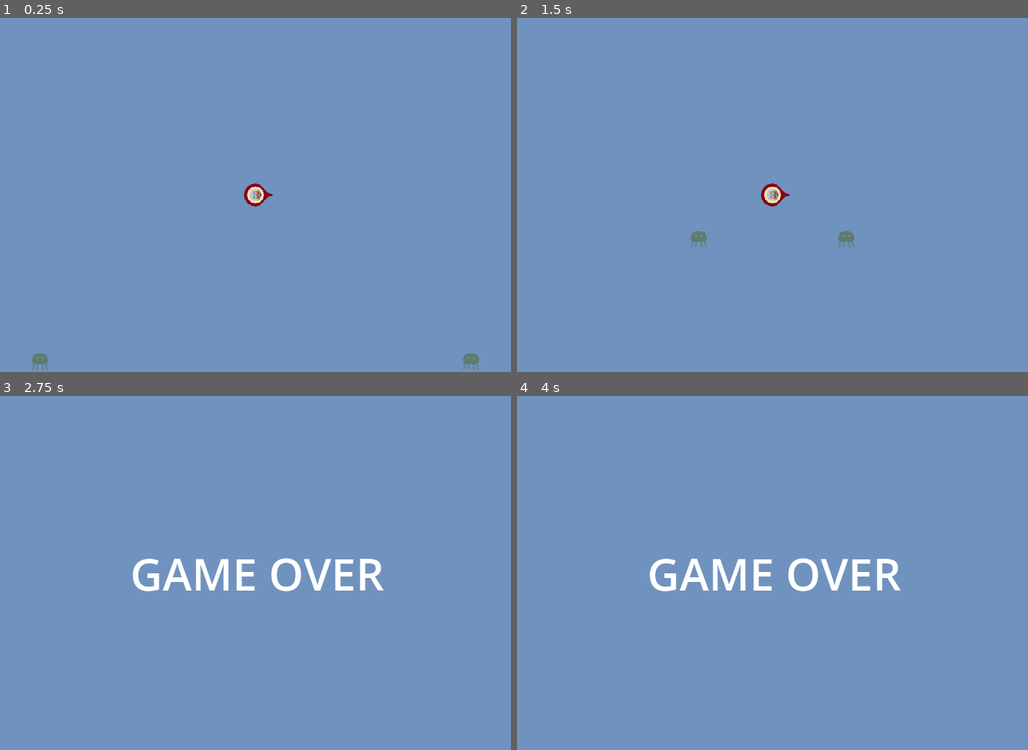
Above: before the commit, frames 1-4 (two rows, left to right).
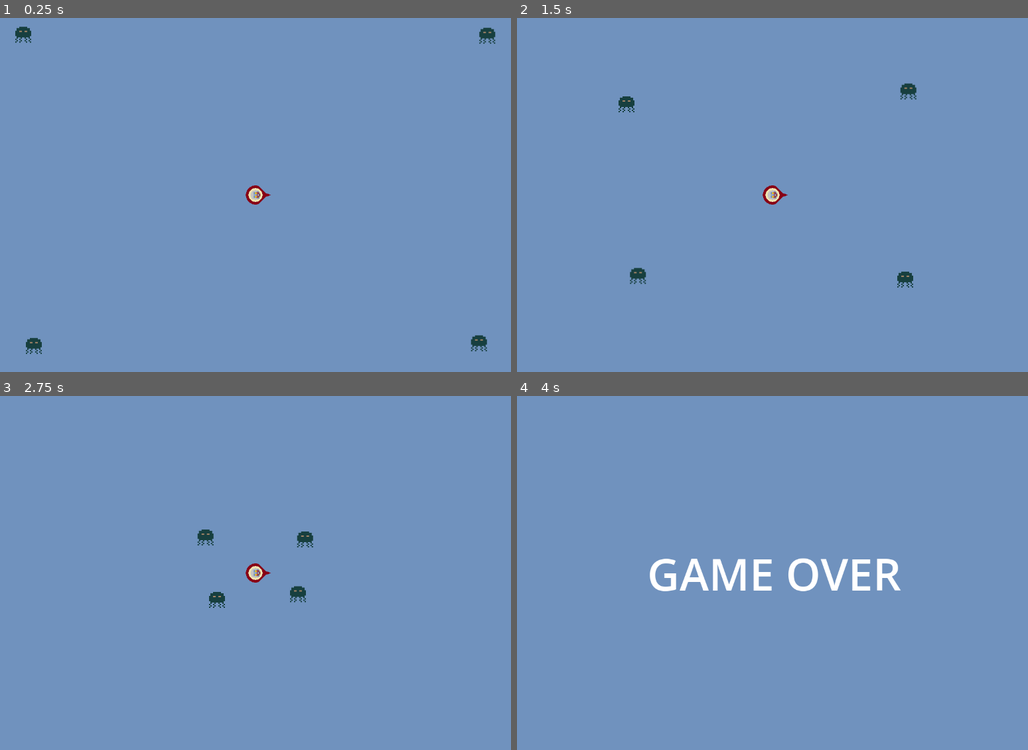
Above: after the commit, the same moments.

Repository: logan7eleven/glogg
Game: Godot game, scene res://level.tscn
The game is run twice, just before and just after one commit, with the same random seed, the same clock (stepped at 60 frames per second) and the same inputs.
Inputs:
- Up to frame 1 (0.25 s): no input
- Up to frame 2 (1.5 s): tap Enter (ui_accept) at 0.5, 0.77 s; tap S (aimD) at 0.6 s; tap A (aimL) at 1.35 s
- Up to frame 3 (2.75 s): tap Enter (ui_accept) at 1.52 s; tap D (aimR) at 2.1 s
- Up to frame 4 (4 s): tap W (aimU) at 2.85 s; tap Enter (ui_accept) at 3.02, 3.5, 3.77 s; tap Down (moveD) at 3.6 s

The runs differ from the first frame. In frame 1, 0.8% of the frame differs, in the area x 2-98%, y 2-100%; in frame 2, 0.8%; in frame 3, 2.4%, in the area x 25-76%, y 37-60%; in frame 4, nothing differs.

Commit message:
Add files via upload

Diff:
--- a/twins/bullet.tscn
+++ b/twins/bullet.tscn
@@ -57,7 +57,7 @@
 
 [node name="bullet" type="Area2D"]
 visibility_layer = 2
-collision_layer = 8
+collision_layer = 10
 collision_mask = 130
 script = ExtResource("1_0aot5")
 
--- a/twins/crawler.gd
+++ b/twins/crawler.gd
@@ -1,66 +1,96 @@
-extends Area2D
+extends CharacterBody2D
 
-@export var amplitude = 400
+@export var amplitude = 100
 @export var period = 0.75
-@export var speed_up = 100
-@export var speed_down = 500
-@export var speed = 300
+@export var speed_up = 0.25    # Speed for upward sine movement (/)
+@export var speed_down = 1.0 # Speed for downward sine movement (\)
+@export var speed = 100    # Constant forward speed
 
 var t = 0.0
-var min_pos: Vector2
-var max_pos: Vector2
-var viewport_size
-var sprite_radius = 12 * scale.x
 var player
-var direction = Vector2.ZERO
-var movement_speed = 0
+var direction: Vector2
 var health = 3
+var sprite: Sprite2D
+var is_bouncing = false
+var bounce_timer = 0.0
+var bounce_movement = Vector2.ZERO
+var bounce_speed_multiplier = 1.0
+var collision_cooldown = 0.0
 
 func _ready():
-	viewport_size = get_viewport_rect().size
-	min_pos = Vector2(sprite_radius, sprite_radius)
-	max_pos = Vector2(viewport_size.x - sprite_radius, viewport_size.y - sprite_radius)
+	sprite = get_node_or_null("Sprite2D")
+	t = randf() * PI * 2
 	await get_tree().process_frame
 	player = get_tree().get_first_node_in_group("players")
-	direction = (player.position - position).normalized()
-	if not player:
-		push_warning("Crawler: Could not find player node!")
+	look_at(player.position)
+	if sprite:
+		sprite.global_rotation = 0
 	add_to_group("enemies")
+	var hitbox = $HitBox
+	hitbox.area_entered.connect(_on_area_entered)
 
-func _process(delta):
-	# Calculate the sine wave position and velocity
-	t += delta
-	var sine_pos = amplitude * sin(2 * PI * t / period)
-	var sine_vel = amplitude * 2 * PI / period * cos(2 * PI * t / period)
+func _physics_process(delta):
+	if !player:
+		return
 
-	movement_speed = speed_up if sine_vel >= 0 else speed_down
+	if sprite:
+		sprite.global_rotation = 0
 
-	# Calculate the movement direction and update position
-	var movement = direction * speed * delta
-	movement.y += sine_pos * delta
+	# Update collision cooldown
+	if collision_cooldown > 0:
+		collision_cooldown -= delta
 
- # Check for enemy collisions before moving **THIS ISNT ReALLY WORKING YET, ENEMIES WILL STILL OVERLAP, UNFORTUNATELY**
-	var potential_position = position + movement
-	var space_state = get_world_2d().direct_space_state
-	var query = PhysicsRayQueryParameters2D.create(
-		position,
-		potential_position,
-		collision_mask,
-		[self]  # Exclude self from collision check
-	)
+	var should_invert = sin(0.75 * PI * 2) * transform.y.y >= sin(0.25 * PI * 2) * transform.y.y
 
-	var collision = space_state.intersect_ray(query)
-	if !collision or !collision.collider.is_in_group("enemies"):
-		# Only move if no collision with other crawlers
-		var new_position = potential_position
-		new_position.x = clamp(new_position.x, min_pos.x, max_pos.x)
-		new_position.y = clamp(new_position.y, min_pos.y, max_pos.y)
-		position = new_position
+	# Handle bounce state
+	if is_bouncing:
+		var collision = move_and_collide(bounce_movement)
 
-	# Redirect towards the player after each full wave
-	if t >= period:
+		bounce_timer -= delta
+		if bounce_timer <= 0:
+			# End bounce and reset sine wave
+			is_bouncing = false
+			t = 0.0
+			look_at(player.position)
+			if sprite:
+				sprite.global_rotation = 0
+		elif collision and collision_cooldown <= 0:
+			# On collision during bounce, reverse direction but maintain sine wave pattern
+			bounce_movement = -bounce_movement
+			bounce_timer = 0.2  # Reset timer for new bounce
+			collision_cooldown = 0.05  # Add small cooldown to prevent immediate re-collision
+		return
+
+	# Normal movement
+	# Check the next position first
+	var going_up = (t < PI/2) or (t > 3*PI/2)
+	var speed_multiplier = speed_up if going_up else speed_down
+
+	# Update t with the appropriate speed
+	t += delta * (2 * PI / period)
+
+	# Calculate movement with the updated t
+	var forward_movement = transform.x * speed * delta
+	var oscillation = transform.y * sin(t) * amplitude * delta * speed_multiplier
+	var global_movement = forward_movement + oscillation
+
+	var collision = move_and_collide(global_movement)
+	if collision and collision_cooldown <= 0:
+		# Start bounce
+		is_bouncing = true
+		bounce_timer = 0.2
+		# Set bounce movement as reverse of current movement at half speed
+		bounce_movement = -global_movement * bounce_speed_multiplier
+		collision_cooldown = 0.05
+
+	sprite.global_rotation = 0
+
+	if t >= 2 * PI:
 		t = 0.0
-		direction = (player.position - position).normalized()
+		if !is_bouncing:
+			look_at(player.position)
+			if sprite:
+				sprite.global_rotation = 0
 
 func take_damage():
 	health -= 1
@@ -68,13 +98,9 @@
 	if health <= 0:
 		queue_free()  # Remove crawler when health reaches 0
 
-
 func _on_area_entered(area: Area2D):
 	if area.is_in_group("players"):
 		_on_collision_with_player()
-	elif area.is_in_group("bounds"):
-		# Bounce off bounds by reflecting the direction
-		direction = direction.reflect(Vector2.RIGHT if abs(direction.x) > abs(direction.y) else Vector2.UP)
 	elif area.is_in_group("bullets"):
 		take_damage()
 		area.deactivate()  # Call deactivate on the bullet
--- a/twins/crawler.tscn
+++ b/twins/crawler.tscn
@@ -1,13 +1,20 @@
 [gd_scene load_steps=3 format=3 uid="uid://bqvgcqqbx2r8h"]
 
-[ext_resource type="Script" uid="uid://bt31mdlkthusn" path="res://crawler.gd" id="1_vawpx"]
+[ext_resource type="Script" uid="uid://6qtki4eb0d3i" path="res://crawler.gd" id="1_vawpx"]
 [ext_resource type="Texture2D" uid="uid://pquwcow4bbxr" path="res://jelly.png" id="2_3n7dr"]
 
-[node name="crawler" type="Area2D"]
+[node name="crawler" type="CharacterBody2D"]
 scale = Vector2(2, 2)
-collision_layer = 2
-collision_mask = 11
+collision_layer = 8
+collision_mask = 139
 script = ExtResource("1_vawpx")
+
+[node name="HitBox" type="Area2D" parent="."]
+
+[node name="CollisionShape2D" type="CollisionPolygon2D" parent="HitBox"]
+position = Vector2(0, 0.875)
+scale = Vector2(0.5625, 0.5625)
+polygon = PackedVector2Array(-6, -12.6667, -6, -10.6667, -10, -10.6667, -10, -6.66667, -12, -6.66667, -12, 1.33333, -10, 1.33333, -10, 5.33333, -12, 5.33333, -12, 7.33333, -12, 9.33333, -12, 11.3333, -10, 11.3333, -10, 9.33333, -8, 9.33333, -8, 3.33333, -6, 3.33333, -6, 11.3333, -4, 11.3333, -4, 9.33333, -2, 9.33333, -2, 3.33333, 2, 3.33333, 2, 9.33333, 4, 9.33333, 4, 11.3333, 6, 11.3333, 6, 3.33333, 8, 3.33333, 8, 9.33333, 10, 9.33333, 10, 11.3333, 12, 11.3333, 12, 5.33333, 10, 5.33333, 10, 1.33333, 12, 1.33333, 12, -6.66667, 10, -6.66667, 10, -10.6667, 6, -10.6667, 6, -12.6667)
 
 [node name="CollisionShape2D" type="CollisionPolygon2D" parent="."]
 position = Vector2(0, 0.5)
@@ -18,5 +25,3 @@
 texture_filter = 3
 scale = Vector2(1.5, 1.5)
 texture = ExtResource("2_3n7dr")
-
-[connection signal="area_entered" from="." to="." method="_on_area_entered"]
--- a/twins/glogg.tscn
+++ b/twins/glogg.tscn
@@ -8,7 +8,7 @@
 radius = 17.1667
 
 [node name="glogg" type="Area2D"]
-scale = Vector2(1.5, 1.5)
+scale = Vector2(1.25, 1.25)
 collision_mask = 2
 script = ExtResource("1_p2ou0")
 
--- a/twins/level.gd
+++ b/twins/level.gd
@@ -19,8 +19,10 @@
 # Spawn crawlers in bottom corners
 	var viewport_size = get_viewport_rect().size
 	var crawler_positions = [
-		Vector2(50, viewport_size.y - 50),  # Bottom left
-		Vector2(viewport_size.x - 50, viewport_size.y - 50)  # Bottom right
+		Vector2(50, viewport_size.y -50),  # Bottom left
+		Vector2(viewport_size.x - 50, viewport_size.y - 50),  # Bottom right
+		Vector2(viewport_size.x - 50, -50),
+		Vector2(50, -50)
 	]
 
 	for pos in crawler_positions:
--- a/twins/level.tscn
+++ b/twins/level.tscn
@@ -1,9 +1,12 @@
-[gd_scene load_steps=7 format=3 uid="uid://dhslw2ygrmfx8"]
+[gd_scene load_steps=8 format=3 uid="uid://dhslw2ygrmfx8"]
 
-[ext_resource type="Script" uid="uid://rgsedejala4f" path="res://level.gd" id="1_8niqe"]
+[ext_resource type="Script" uid="uid://cat3821w5n6fc" path="res://level.gd" id="1_8niqe"]
 [ext_resource type="Script" uid="uid://bjeynbd2f36m6" path="res://bullet_pool.gd" id="2_1gagn"]
 [ext_resource type="PackedScene" uid="uid://cg5pfiyyuo5js" path="res://bullet.tscn" id="3_8g7xs"]
 [ext_resource type="Texture2D" uid="uid://d4jg5njwab4st" path="res://background.png" id="4_0b4ue"]
+
+[sub_resource type="PhysicsMaterial" id="PhysicsMaterial_0b4ue"]
+friction = 0.0
 
 [sub_resource type="RectangleShape2D" id="RectangleShape2D_1"]
 size = Vector2(120, 920)
@@ -15,9 +18,10 @@
 process_mode = 3
 script = ExtResource("1_8niqe")
 
-[node name="bounds" type="Area2D" parent="." groups=["bounds"]]
+[node name="bounds" type="StaticBody2D" parent="." groups=["bounds"]]
 collision_layer = 128
 collision_mask = 8
+physics_material_override = SubResource("PhysicsMaterial_0b4ue")
 
 [node name="LeftWall" type="CollisionShape2D" parent="bounds"]
 position = Vector2(-60, 400)
Not shown, changed: twins/glogg.png.import
Not shown, changed: twins/icon.svg.import
Binary file changed: twins/jelly.png
